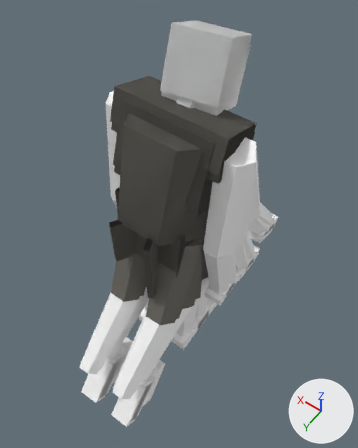
The glTF model apps/web/public/art/infected/infected.glb as it was, and as the next commit left it.
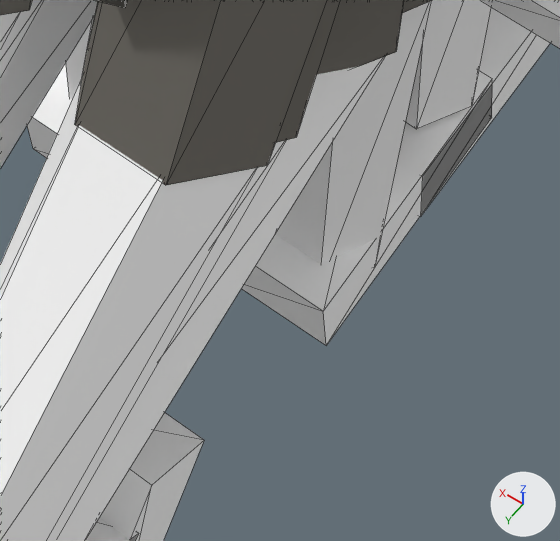
The first picture shows the older version from a 50 mm camera at (-0.774, 0.998, 2.554) aimed at (-0.013, -0.068, 0.878). The close-ups show the older and then the newer version on the part from 38% to 61% of the width and 66% to 85% of the height of that picture. Only the edits that show in the close-ups are written down. The lights are fixed; the arrows at lower right show +X, +Y and +Z. The close-ups show mesh edges as thin lines.

Before the edit, the objects in view are built like this:
```python
me_pose0 = bpy.data.meshes.new('pose0')
me_pose0.from_pydata(...)  # 268 vertices, 424 faces; spans x -0.31..0.31, y -0.54..0.56, z -0.02..1.7
# faces by material slot: [168, 232, 24]
me_pose0.materials.append(mat_rags)  # grey #6f6c65
me_pose0.materials.append(mat_skin)  # white #ffffff
me_pose0.materials.append(mat_eyes)  # dark green #596145, glowing green #d3ffa6
me_pose1 = bpy.data.meshes.new('pose1')
me_pose1.from_pydata(...)  # 268 vertices, 424 faces; spans x -0.31..0.31, y -0.44..0.44, z -0.03..1.66
# faces by material slot: [168, 232, 24]
me_pose1.materials.append(mat_rags)  # grey #6f6c65
me_pose1.materials.append(mat_skin)  # white #ffffff
me_pose1.materials.append(mat_eyes)  # dark green #596145, glowing green #d3ffa6
me_pose2 = bpy.data.meshes.new('pose2')
me_pose2.from_pydata(...)  # 268 vertices, 424 faces; spans x -0.31..0.31, y -0.51..0.54, z -0.03..1.7
# faces by material slot: [168, 232, 24]
me_pose2.materials.append(mat_rags)  # grey #6f6c65
me_pose2.materials.append(mat_skin)  # white #ffffff
me_pose2.materials.append(mat_eyes)  # dark green #596145, glowing green #d3ffa6
ob_pose0 = bpy.data.objects.new('pose0', me_pose0)
ob_pose0.location = (0.0, 0.0, 0.0)
ob_pose1 = bpy.data.objects.new('pose1', me_pose1)
ob_pose1.location = (0.0, 0.0, 0.0)
ob_pose2 = bpy.data.objects.new('pose2', me_pose2)
ob_pose2.location = (0.0, 0.0, 0.0)
# also in view: 'pose4' at (0.0, -0.001, 0.814); 'pose5' at (0.0, 0.013, 0.837); 'pose3' at (0.0, 0.011, 0.837)
```
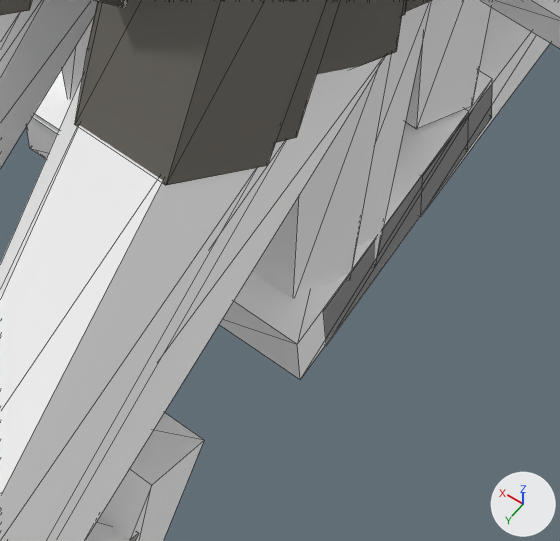
Pixel boxes (x1, y1, x2, y2) of what changed, in the close-ups (560 x 541 px):
'pose6', added: after (26, 0, 469, 379)
    faces in mat_skin (white #ffffff): (26, 17, 469, 379)

What the commit changed:
Mesh me_pose6 is new.
It has 268 vertices, 424 faces and spans x -0.31..0.31, y -0.44..0.23, z 0.05..1.7.
Faces by material slot: [168, 232, 24].
It uses material mat_rags (grey #6f6c65).
It uses material mat_skin (white #ffffff).
It uses material mat_eyes (dark green #596145, glowing green #d3ffa6).
Object 'pose6' (ob_pose6) is new; it shows me_pose6.
Its location is (0.0, 0.0, 0.0).
